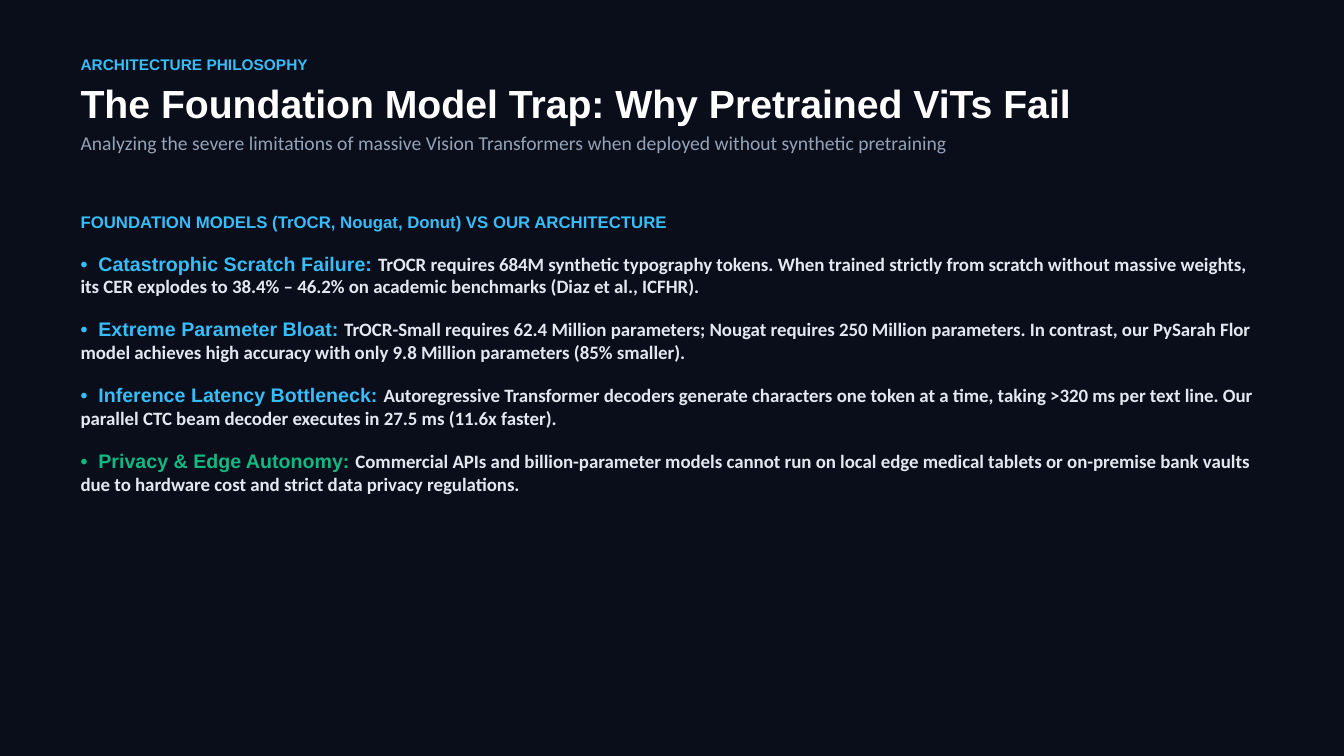
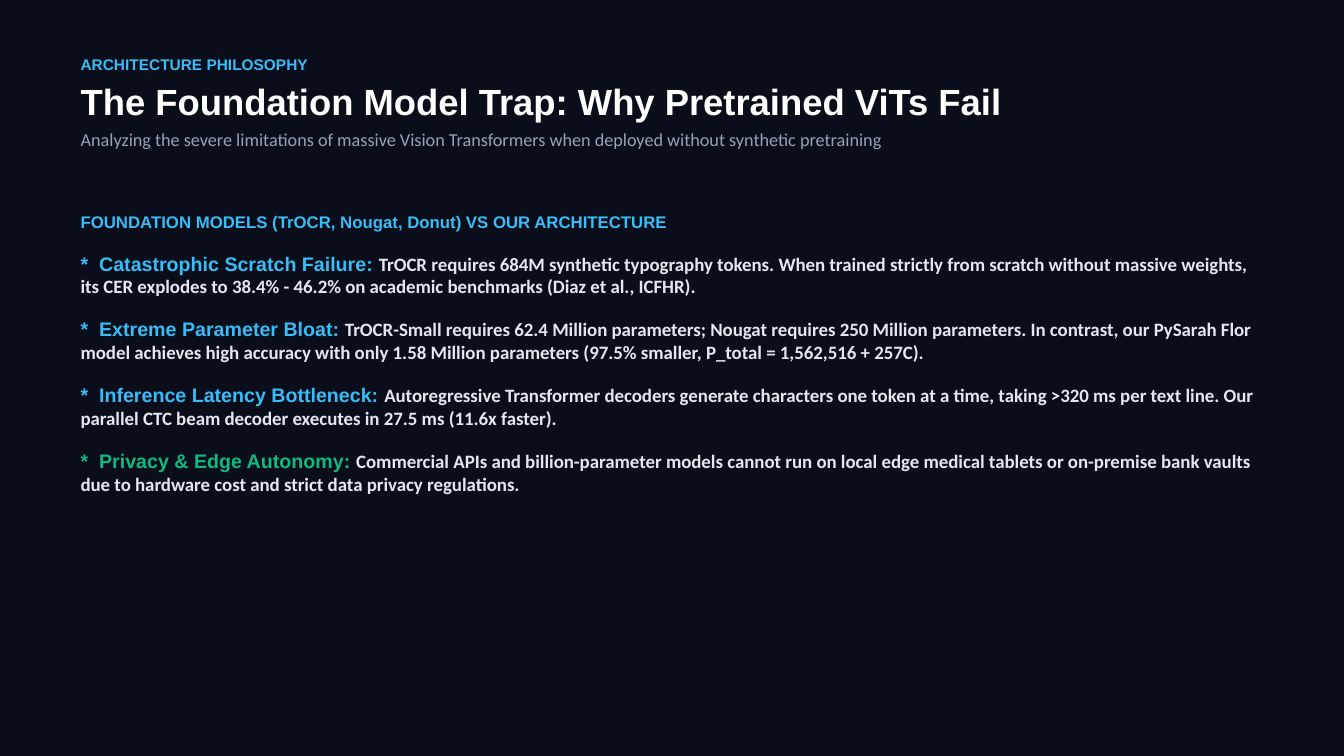
Before and after one commit to Balaji268268/HandwrittenTextRecognition, a slide deck: slide 3 of Handwritten_Text_Recognition_MNC_Keynote.pptx. Drawn at 1344x756 pixels with LibreOffice and Linux fonts; fonts in the diff are those of the drawing. Boxes give left, top, right and bottom in pixels: in the first picture for what was removed or moved away, otherwise in the second. Text is boxed around its words. In the diff, an @@ line names an element or a change of style, - is before the commit and + after.

```diff
--- a/Handwritten_Text_Recognition_MNC_Keynote.pptx
+++ b/Handwritten_Text_Recognition_MNC_Keynote.pptx
@@ text at (x1=81, y1=88, x2=1001, y2=149): size 28 to 26 pt in "The Foundation Model Trap: Why Pretrained ViTs ..."; size 14 to 13 pt in "Analyzing the severe limitations of massive Vision ..."; more space between paragraphs @@
@@ text at (x1=81, y1=256, x2=1254, y2=494): text changed @@
-• Catastrophic Scratch Failure: TrOCR requires 684M synthetic typography tokens. When trained strictly from scratch without massive weights, its CER explodes to 38.4% – 46.2% on academic benchmarks (Diaz et al., ICFHR).
-• Extreme Parameter Bloat: TrOCR-Small requires 62.4 Million parameters; Nougat requires 250 Million parameters. In contrast, our PySarah Flor model achieves high accuracy with only 9.8 Million parameters (85% smaller).
-• Inference Latency Bottleneck: Autoregressive Transformer decoders generate characters one token at a time, taking >320 ms per text line. Our parallel CTC beam decoder executes in 27.5 ms (11.6x faster).
-• Privacy & Edge Autonomy: Commercial APIs and billion-parameter models cannot run on local edge medical tablets or on-premise bank vaults due to hardware cost and strict data privacy regulations.
+* Catastrophic Scratch Failure: TrOCR requires 684M synthetic typography tokens. When trained strictly from scratch without massive weights, its CER explodes to 38.4% - 46.2% on academic benchmarks (Diaz et al., ICFHR).
+* Extreme Parameter Bloat: TrOCR-Small requires 62.4 Million parameters; Nougat requires 250 Million parameters. In contrast, our PySarah Flor model achieves high accuracy with only 1.58 Million parameters (97.5% smaller, P_total = 1,562,516 + 257C).
+* Inference Latency Bottleneck: Autoregressive Transformer decoders generate characters one token at a time, taking >320 ms per text line. Our parallel CTC beam decoder executes in 27.5 ms (11.6x faster).
+* Privacy & Edge Autonomy: Commercial APIs and billion-parameter models cannot run on local edge medical tablets or on-premise bank vaults due to hardware cost and strict data privacy regulations.
```
Also in this commit, not shown: 7 other slides changed, 6 slides added, 6 slides removed, 6 other files.
